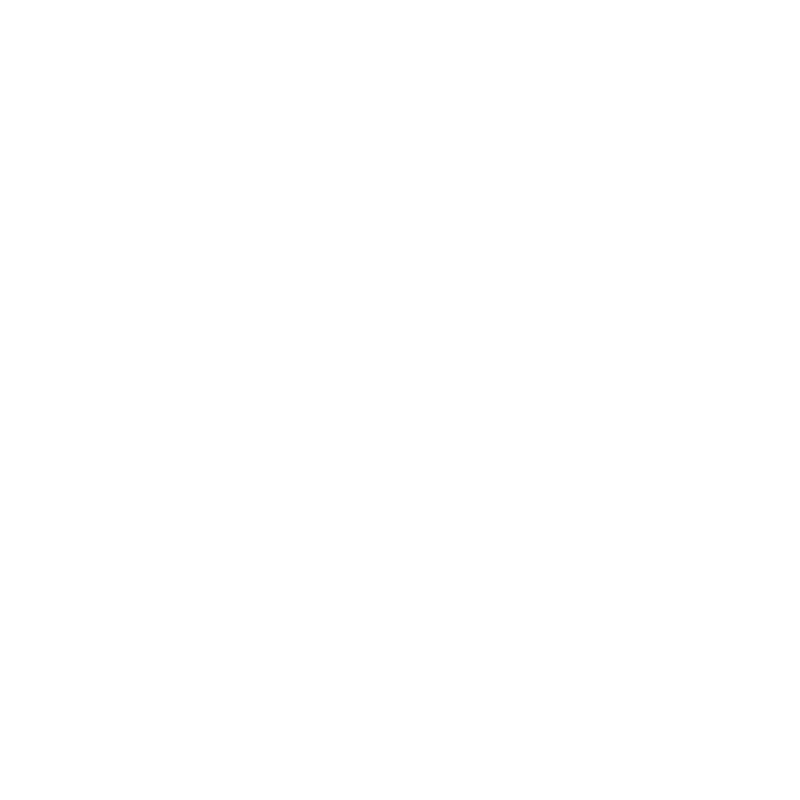
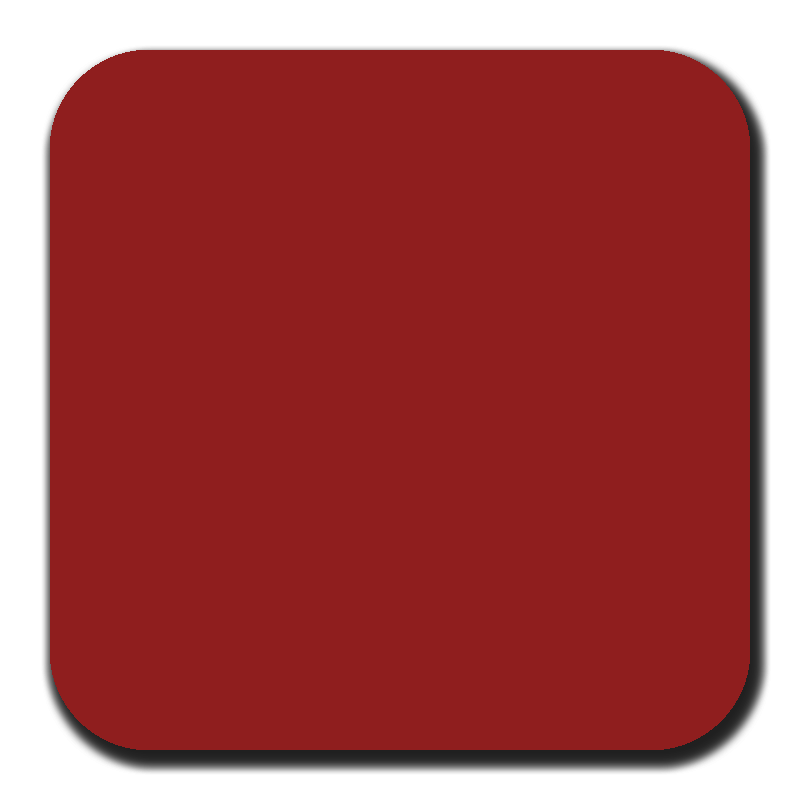
Comparing the layer stacks of the two w=800, h=800 images. Changes:
showed "tile red" over [left=50, top=50, right=750, bottom=750]
showed "tile blue" over [left=50, top=50, right=750, bottom=750]
